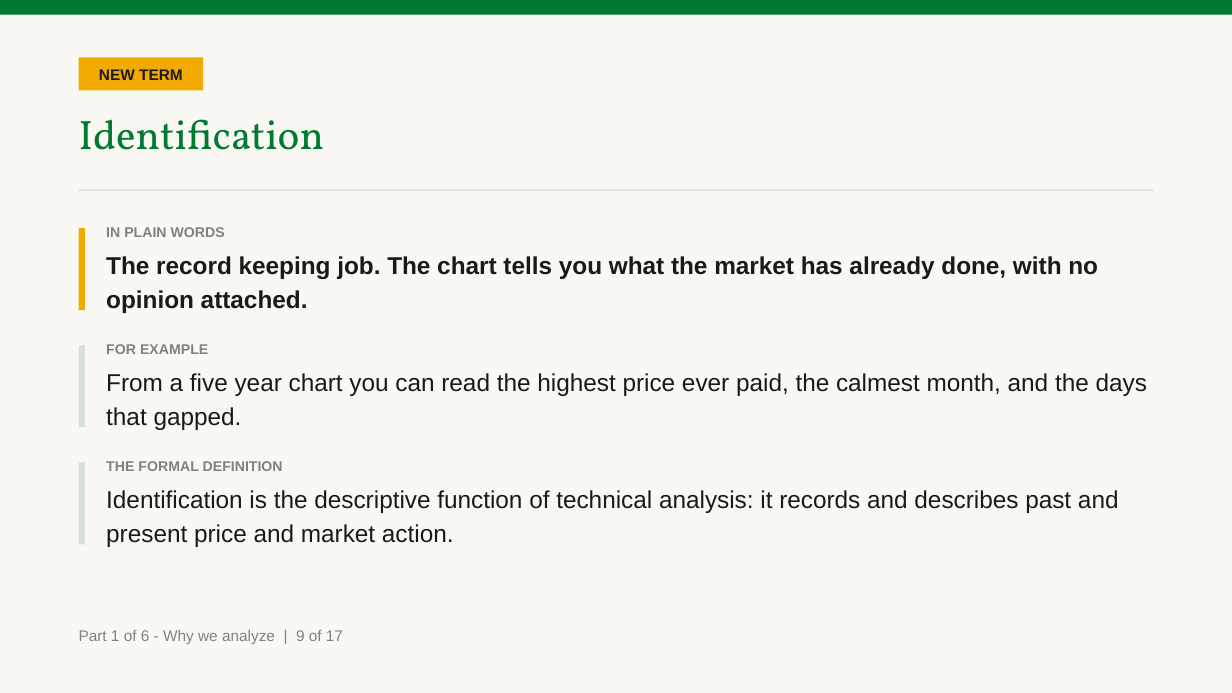
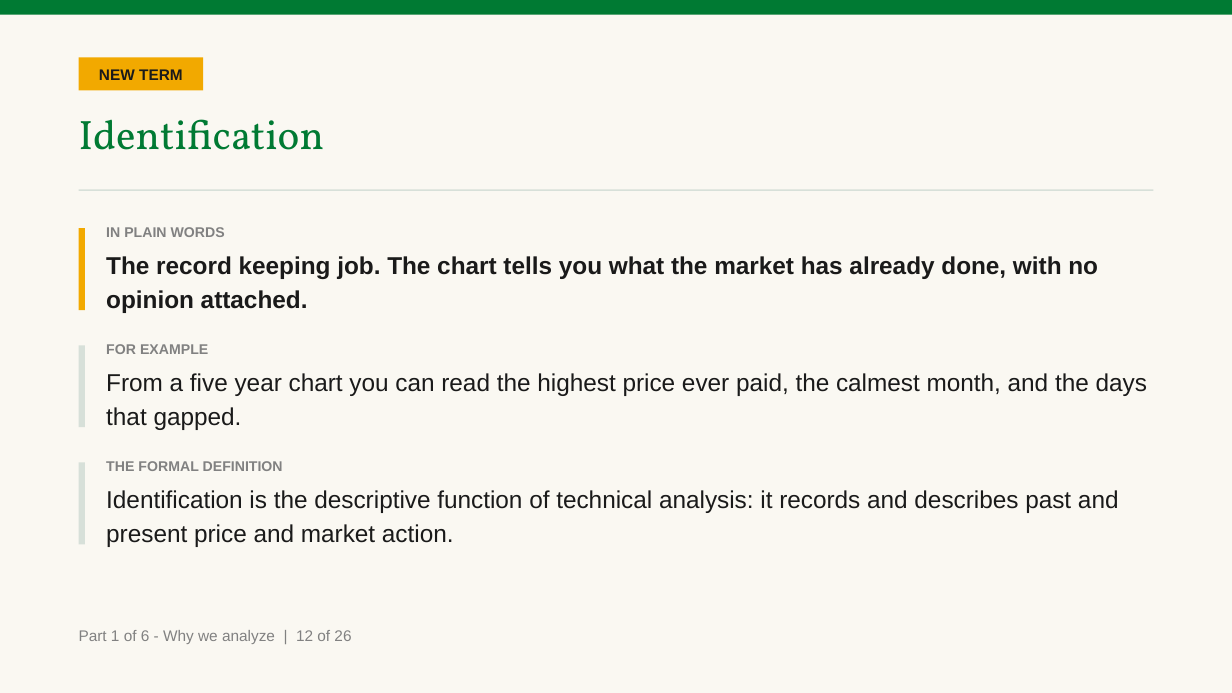
Before and after one commit to benjiesotelo-sudo/Telos_FIN1209, a slide deck: slide 17 of chapter-01/FIN1209-Chapter-01-Student-Edition.pptx (slide 14 before the commit). Drawn at 1232x693 pixels with LibreOffice and Linux fonts; fonts in the diff are those of the drawing. Boxes give left, top, right and bottom in pixels: in the first picture for what was removed or moved away, otherwise in the second. Text is boxed around its words. In the diff, an @@ line names an element or a change of style, - is before the commit and + after.

```diff
--- a/chapter-01/FIN1209-Chapter-01-Student-Edition.pptx
+++ b/chapter-01/FIN1209-Chapter-01-Student-Edition.pptx
@@ text at box(79, 630, 351, 644): text changed @@
-Part 1 of 6 - Why we analyze | 9 of 17
+Part 1 of 6 - Why we analyze | 12 of 26
```
Also in this commit, not shown: 16 other slides changed, 9 slides added, 7 other files.
